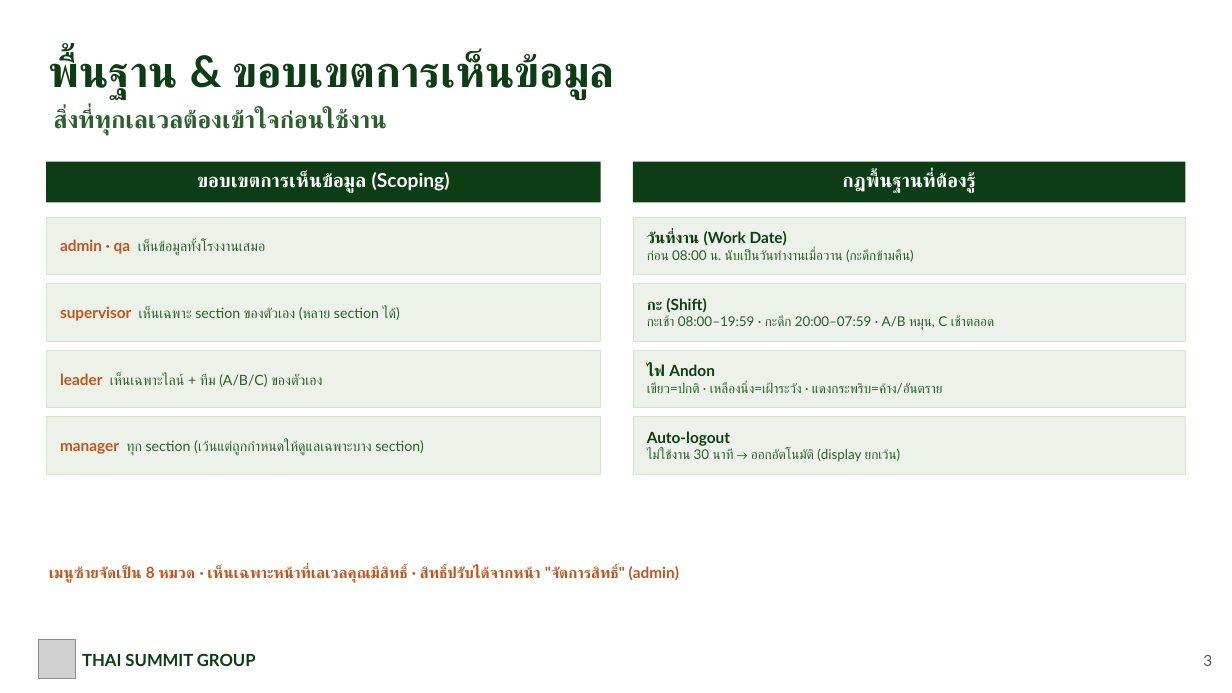
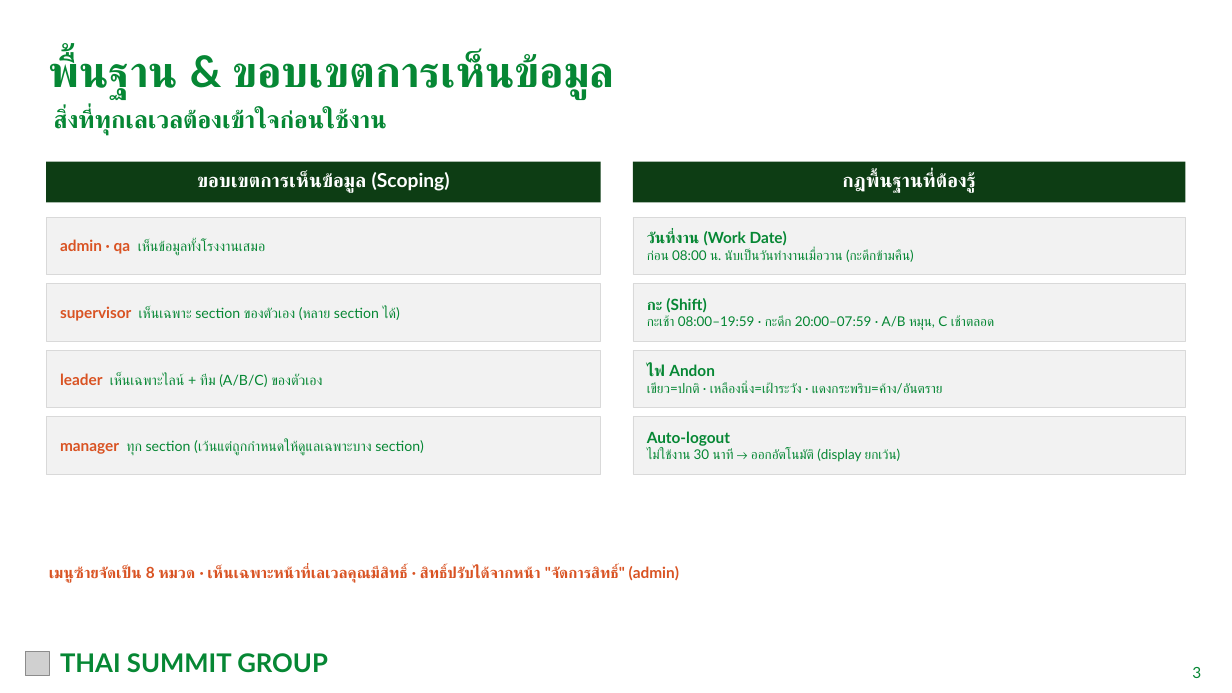
Before and after one commit to tsat4pd3-sketch/4Mmanagement, a slide deck: slide 5 of docs/ESM_Work_Instruction_TSG.pptx. Drawn at 1232x693 pixels with LibreOffice and Linux fonts; fonts in the diff are those of the drawing; grey boxes stand for pictures. Boxes give left, top, right and bottom in pixels: in the first picture for what was removed or moved away, otherwise in the second. Text is boxed around its words. In the diff, an @@ line names an element or a change of style, - is before the commit and + after.

```diff
--- a/docs/ESM_Work_Instruction_TSG.pptx
+++ b/docs/ESM_Work_Instruction_TSG.pptx
@@ text "พื้นฐาน & ขอบเขตการเห็นข้อมูล" at (49,53,615,99): text colour #0D3D14 to #068734 @@
@@ text "สิ่งที่ทุกเลเวลต้องเข้าใจก่อนใช้งาน" at (54,109,387,136): text colour #2C5F2D to #068734 @@
@@ text "admin · qa เห็นข้อมูลทั้งโรงงานเสมอ" at (60,239,265,256): text colour #C0561E to #D95323 in "admin · qa"; text colour #2C5F2D to #068734 in "เห็นข้อมูลทั้งโรงงานเสมอ" @@
@@ text "วันที่งาน (Work Date)" at (647,231,914,262): text colour #0D3D14 to #068734 in "วันที่งาน (Work Date)"; text colour #2C5F2D to #068734 in "ก่อน 08:00 น. นับเป็นวันทำงานเมื่อวาน (กะดึกข้ามคืน)" @@
@@ text "supervisor เห็นเฉพาะ section ของตัวเอง (หลาย ..." at (60,306,400,321): text colour #C0561E to #D95323 in "supervisor"; text colour #2C5F2D to #068734 in "เห็นเฉพาะ section ของตัวเอง (หลาย section ได้)" @@
@@ text "กะ (Shift)" at (647,298,994,330): text colour #0D3D14 to #068734 in "กะ (Shift)"; text colour #2C5F2D to #068734 in "กะเช้า 08:00–19:59 · กะดึก 20:00–07:59 · A/B ..." @@
@@ text "leader เห็นเฉพาะไลน์ + ทีม (A/B/C) ..." at (60,373,322,387): text colour #C0561E to #D95323 in "leader"; text colour #2C5F2D to #068734 in "เห็นเฉพาะไลน์ + ทีม (A/B/C) ของตัวเอง" @@
@@ text "ไฟ Andon" at (647,364,943,394): text colour #0D3D14 to #068734 in "ไฟ Andon"; text colour #2C5F2D to #068734 in "เขียว=ปกติ · เหลืองนิ่ง=เฝ้าระวัง · แดงกระพริบ=ค้าง/อันตราย" @@
@@ text "manager ทุก section (เว้นแต่ถูกกำหนดให้ดูแลเฉพาะบาง section)" at (60,440,423,456): text colour #C0561E to #D95323 in "manager"; text colour #2C5F2D to #068734 in "ทุก section (เว้นแต่ถูกกำหนดให้ดูแลเฉพาะบาง section)" @@
@@ fill #ECF1E9 to #F2F2F2; outline #D8E4D0 0.5 pt to #D9D9D9 0.5 pt in 8 elements at (46,217,601,274), (46,284,601,341), (46,350,601,408), (46,417,601,474), (633,217,1186,274), (633,284,1186,341), (633,350,1186,408), (633,417,1186,474) @@
@@ text "Auto-logout" at (647,431,901,462): text colour #0D3D14 to #068734 in "Auto-logout"; text colour #2C5F2D to #068734 in "ไม่ใช้งาน 30 นาที → ออกอัตโนมัติ (display ยกเว้น)" @@
@@ text "เมนูซ้ายจัดเป็น 8 หมวด · เห็นเฉพาะหน้าที่เลเวลคุณมีสิทธิ์ ..." at (49,566,679,583): text colour #C0561E to #D95323 @@
@@ picture added at (25,652,49,676) @@
@@ picture removed at (39,640,76,678) @@
@@ text "THAI SUMMIT GROUP": place and size @@
-text "THAI SUMMIT GROUP" at (82,653,256,666)
+text "THAI SUMMIT GROUP" at (60,653,328,673)
@@ text "THAI SUMMIT GROUP" at (60,653,328,673): size 13 to 20 pt, text colour #0D3D14 to #068734 @@
@@ text "3": place and size @@
-text "3" at (1203,655,1212,666)
+text "3" at (1192,667,1201,678)
@@ text "3" at (1192,667,1201,678): text colour #555555 to #068734 @@
```
Also in this commit, not shown: 14 other slides changed, 21 other files.
